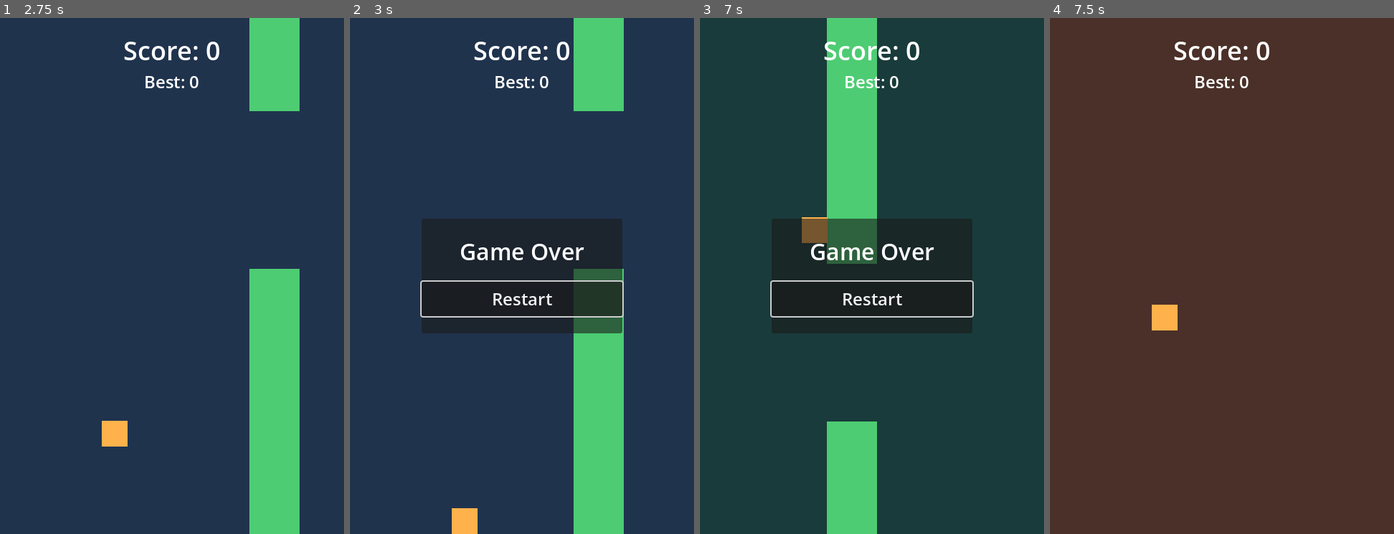
Above: before the commit, frames 1-4 (left to right).
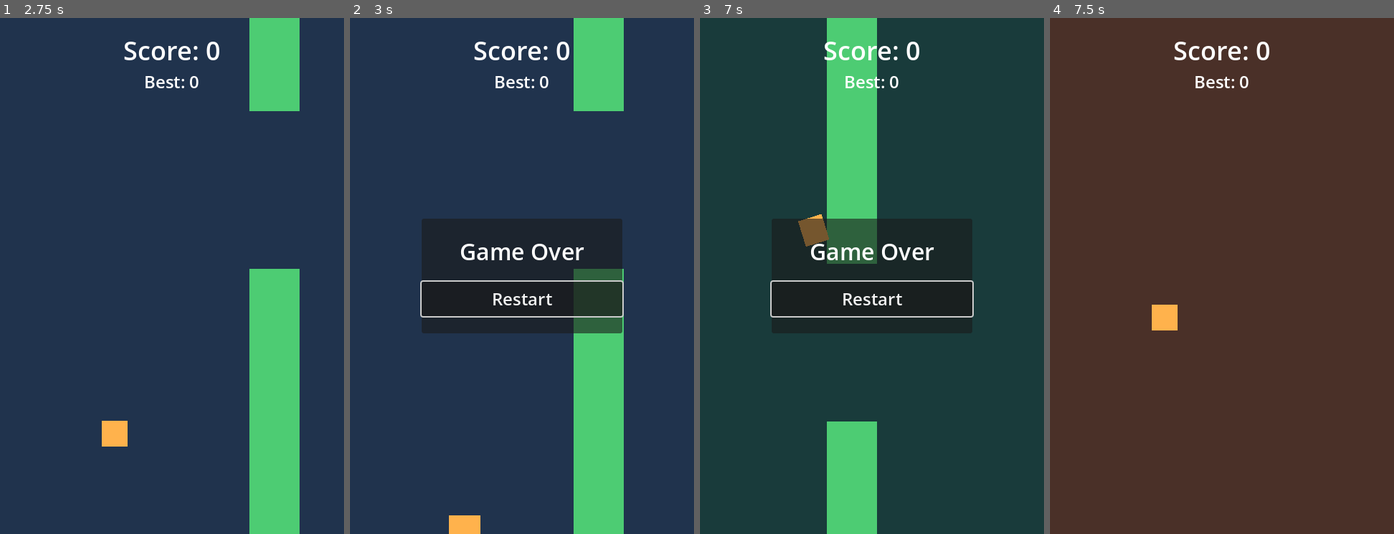
Above: after the commit, the same moments.

Repository: yongkaiyi1998/cat-flight
Game: Godot game, scene res://scenes/main.tscn
The game is run twice, just before and just after one commit, with the same random seed, the same clock (stepped at 60 frames per second) and the same inputs.
Inputs:
- Up to frame 1 (2.75 s): tap Space (flap) at 0.77, 1.07, 1.52, 1.82 s
- Up to frame 2 (3 s): no input
- Up to frame 3 (7 s): tap Space (flap) at 3.02, 3.32, 3.77, 4.07, 4.52, 4.82, 6.02, 6.32, 6.77 s
- Up to frame 4 (7.5 s): tap Space (flap) at 7.07 s

Frame 1 is identical in both runs. In frame 2, 0.2% of the frame differs, in the area x 28-38%, y 95-100%; in frame 3, less than 0.1%; in frame 4, nothing differs.

Commit message:
feat: add death reactions

Diff:
--- a/scripts/player.gd
+++ b/scripts/player.gd
@@ -39,4 +39,39 @@
 	is_dead = true
 	vertical_velocity = 0.0
 	set_physics_process(false)
+	set_deferred("monitoring", false)
 	died.emit(reason)
+	_play_death_reaction(reason)
+
+
+func _play_death_reaction(reason: String) -> void:
+	# Animate only the placeholder art; normal flight stays disabled.
+	var reaction := create_tween()
+	match reason:
+		"obstacle":
+			reaction.tween_property($Placeholder, "scale", Vector2(0.7, 1.2), 0.1)
+			reaction.parallel().tween_property($Placeholder, "rotation", -0.3, 0.1)
+			reaction.parallel().tween_property($Placeholder, "position:x", -8.0, 0.1)
+			_fall_after_hit(reaction)
+		"ceiling":
+			reaction.tween_property($Placeholder, "scale", Vector2(1.3, 0.65), 0.1)
+			reaction.parallel().tween_property($Placeholder, "position:y", -6.0, 0.1)
+			_fall_after_hit(reaction)
+		"ground":
+			reaction.tween_property($Placeholder, "scale", Vector2(1.5, 0.35), 0.15)
+			# Keep the bottom of the squashed shape on the ground.
+			var half_height: float = $CollisionShape2D.shape.size.y / 2.0
+			reaction.parallel().tween_property(
+				$Placeholder, "position:y", half_height * (1.0 - 0.35), 0.15
+			)
+
+
+func _fall_after_hit(reaction: Tween) -> void:
+	reaction.tween_property($Placeholder, "scale", Vector2.ONE, 0.1)
+	reaction.parallel().tween_property($Placeholder, "position", Vector2.ZERO, 0.1)
+	var half_height: float = $CollisionShape2D.shape.size.y / 2.0
+	var ground_y := get_viewport_rect().size.y - half_height
+	reaction.tween_property(self, "position:y", ground_y, 0.65).set_trans(
+		Tween.TRANS_QUAD
+	).set_ease(Tween.EASE_IN)
+	reaction.parallel().tween_property($Placeholder, "rotation", PI / 2.0, 0.65)
